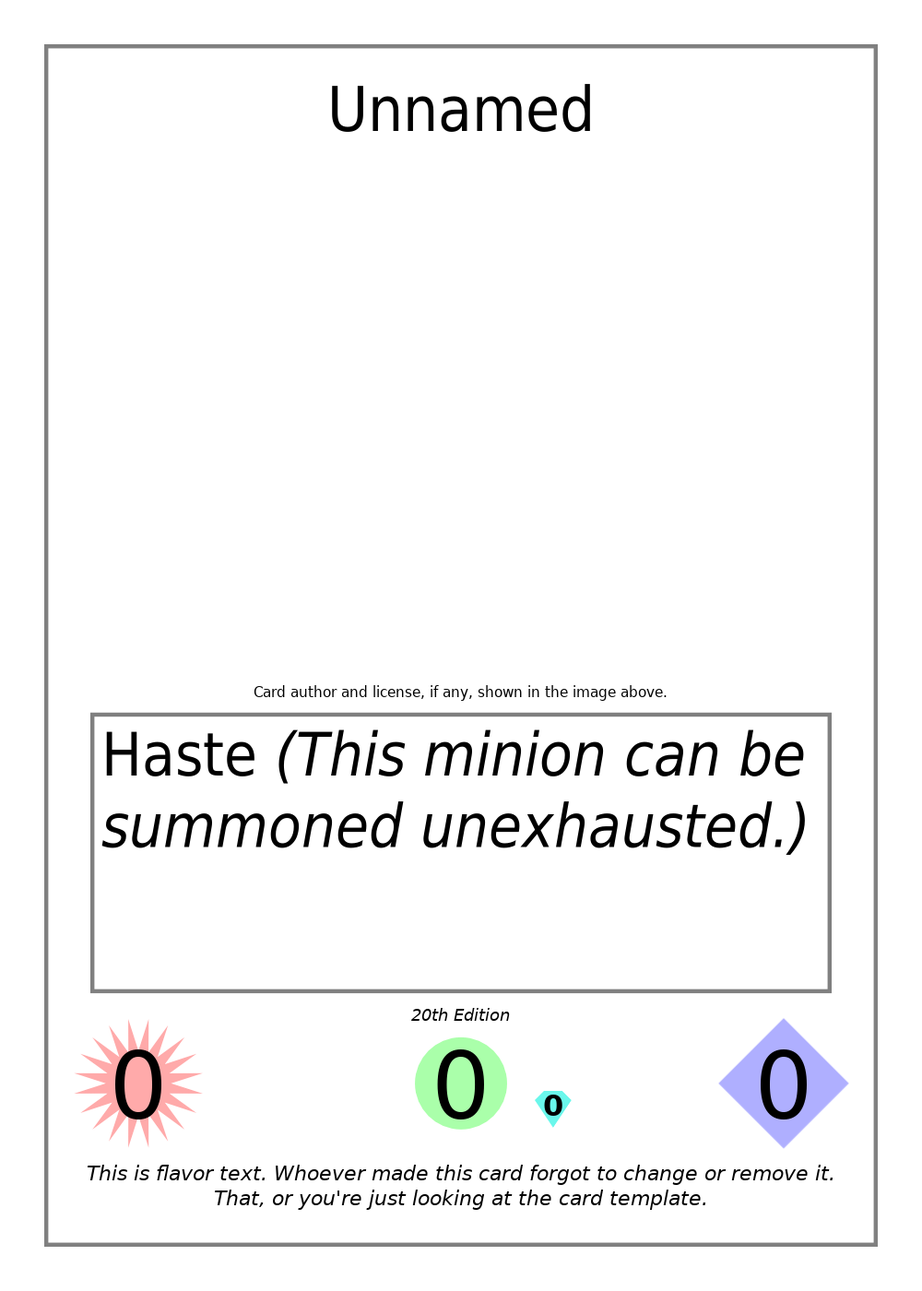
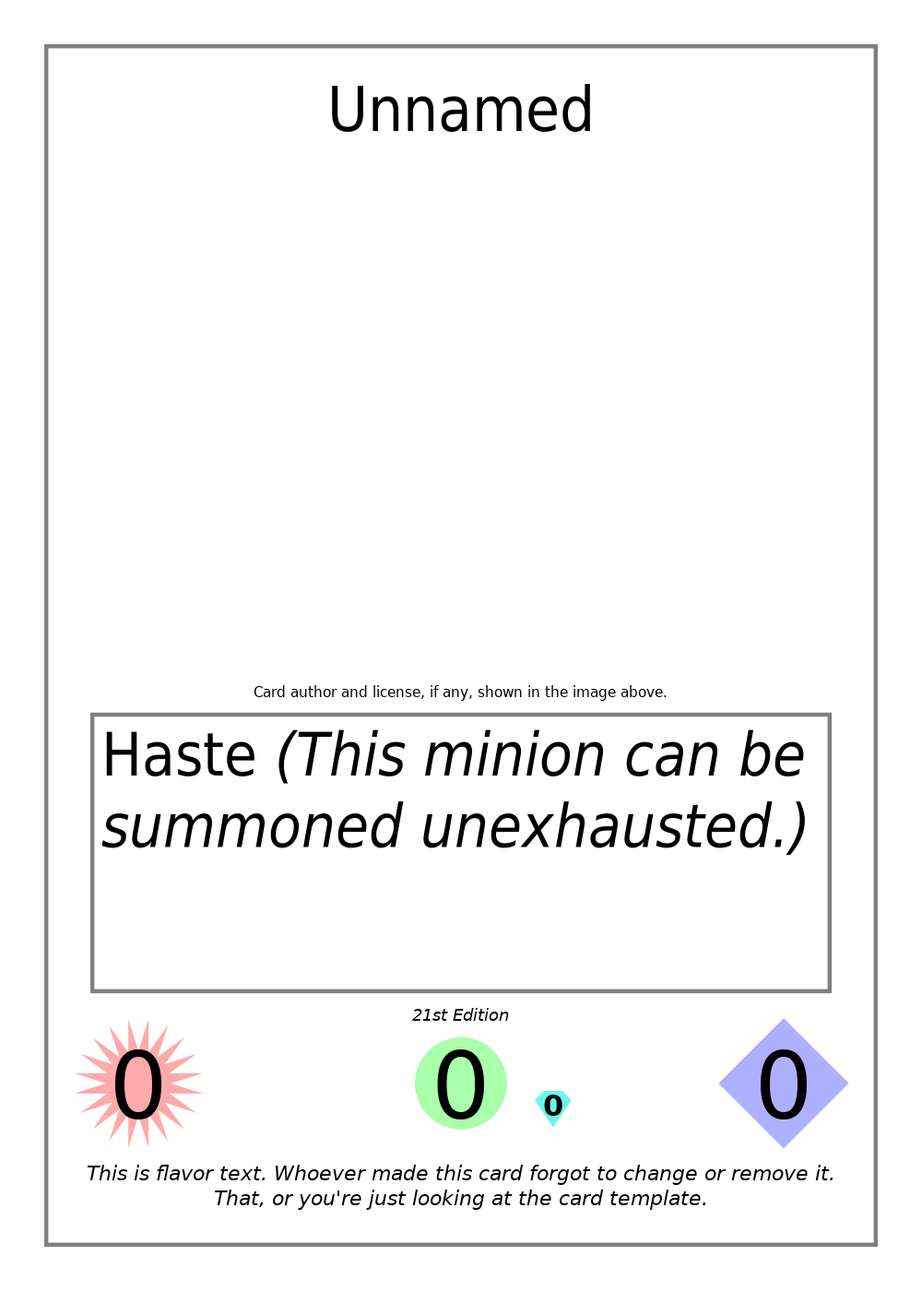
Revision of a layered 922x1291 image; what changed, layer by layer:
painted on "Edition Indicator" over [411, 1008, 511, 1022]
